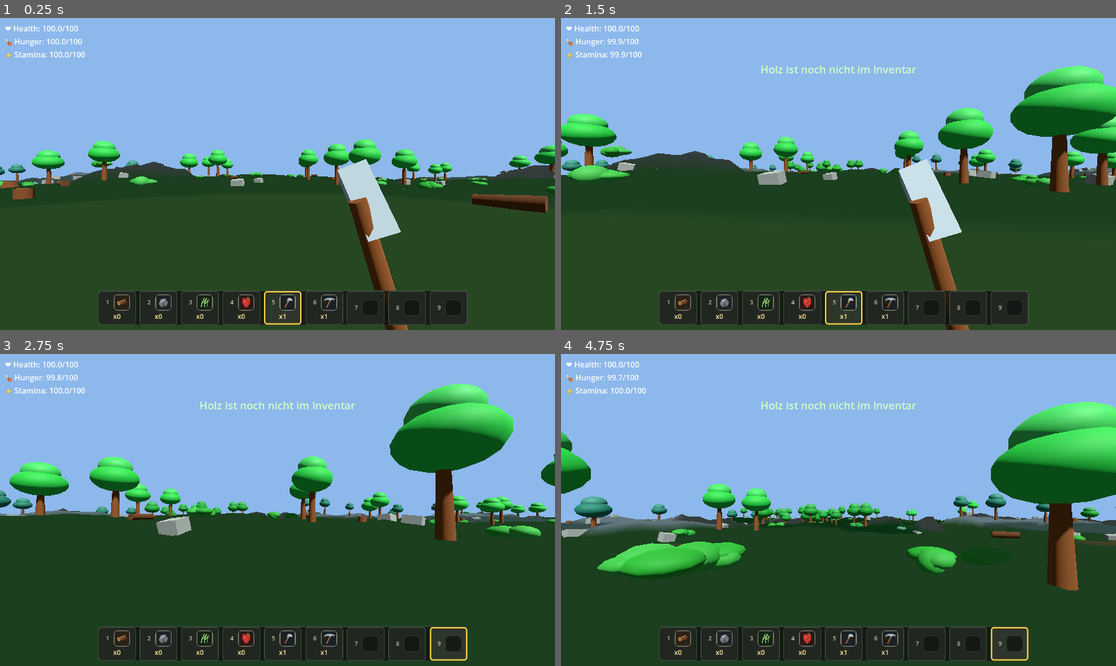
Above: before the commit, frames 1-4 (two rows, left to right).
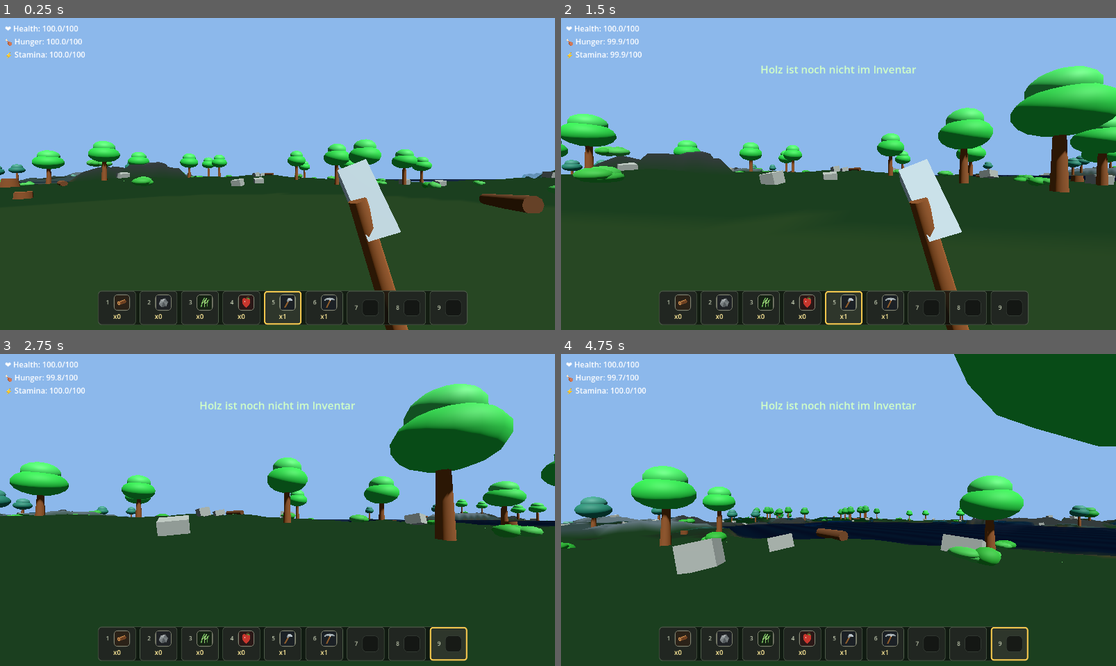
Above: after the commit, the same moments.

Repository: rxmsx/still-alive-somehow
Game: Godot game, scene res://main.tscn
The game is run twice, just before and just after one commit, with the same random seed, the same clock (stepped at 60 frames per second) and the same inputs.
Inputs (mouse positions are in pixels of both pictures, inside the frame that each line leads up to):
- Up to frame 1 (0.25 s): no input
- Up to frame 2 (1.5 s): tap Enter (ui_accept) at 0.5, 0.77 s; move the mouse to (866, 174) at 0.52 s; hold Shift (sprint) 0.53-1.28 s; hold W (ui_up) from 0.53 s (still down); click (866, 174) at 0.67 s; move the mouse to (810, 174) at 1.27 s; tap 1 at 1.35 s
- Up to frame 3 (2.75 s): keep holding W (ui_up); tap Enter (ui_accept) at 1.52 s; move the mouse to (288, 503) at 2.02 s; tap 9 at 2.1 s
- Up to frame 4 (4.75 s): keep holding W (ui_up); move the mouse to (832, 516) at 2.77 s; tap Shift (sprint) at 2.85 s; click (832, 516) at 2.92 s; tap Enter (ui_accept) at 3.02, 3.77, 4.52 s; move the mouse to (877, 513) at 3.52 s; tap 1 at 3.6 s; move the mouse to (794, 506) at 4.27 s; tap 9 at 4.35 s

The runs differ from the first frame. In frame 1, 2.8% of the frame differs, in the area x 0-100%, y 40-63%; in frame 2, 3.4%; in frame 3, 6.1%; in frame 4, 25%, in the area x 0-100%, y 0-76%.

Commit message:
Feat.: first water version

Diff:
--- a/game_3d_godot/player.gd
+++ b/game_3d_godot/player.gd
@@ -12,6 +12,9 @@
 const BODY_RADIUS := 0.35
 const EYE_HEIGHT := 1.6
 const GROUND_BUFFER := 0.08
+const WATER_SURFACE_BODY_OFFSET := 0.35
+const WATER_CURRENT_STRENGTH := 1.0
+const WATER_VERTICAL_DRAG := 0.18
 const HOTBAR_ITEMS := ["wood", "stone", "fiber", "food", "axe", "pickaxe", "", "", ""]
 
 var is_sprinting = false
@@ -78,6 +81,7 @@
 
 	# Gravity
 	velocity.y -= gravity * delta
+	apply_water_current()
 
 	# Jump
 	if Input.is_action_just_pressed("ui_accept") and is_on_floor() and not inventory_open:
@@ -146,6 +150,29 @@
 	if global_position.y < min_y:
 		global_position.y = min_y
 		velocity.y = 0.0
+
+func apply_water_current():
+	var world = get_parent().find_child("World", true, false)
+	if not world or not world.has_method("get_water_state_at_position"):
+		return
+
+	var water_info: Dictionary = world.get_water_state_at_position(global_position.x, global_position.z)
+	if not bool(water_info.get("active", false)):
+		return
+
+	var surface_y: float = float(water_info.get("surface_y", -99999.0))
+	var submersion: float = clamp((surface_y - global_position.y + WATER_SURFACE_BODY_OFFSET) / BODY_HEIGHT, 0.0, 1.0)
+	if submersion <= 0.0:
+		return
+
+	var current := Vector2.ZERO
+	if water_info.has("current") and water_info["current"] is Vector2:
+		current = water_info["current"]
+
+	velocity.x += current.x * WATER_CURRENT_STRENGTH * submersion
+	velocity.z += current.y * WATER_CURRENT_STRENGTH * submersion
+	if global_position.y < surface_y:
+		velocity.y = max(velocity.y, -gravity * WATER_VERTICAL_DRAG)
 
 func teleport_to_safe_spawn(spawn_position: Vector3, floor_y: float):
 	global_position = spawn_position
--- a/game_3d_godot/world.gd
+++ b/game_3d_godot/world.gd
@@ -5,7 +5,7 @@
 const RESOURCE_COLLISION_LAYER := 2
 
 const CHUNK_SIZE := 64.0
-const CHUNK_STEPS := 24
+const CHUNK_STEPS := 32
 const CHUNK_VIEW_DISTANCE := 2
 const CHUNK_UPDATE_INTERVAL := 0.35
 const TERRAIN_HEIGHT := 6.5
@@ -15,6 +15,28 @@
 const SPAWN_POSITION := Vector2(0.0, 0.0)
 const PLAYER_SPAWN_HEIGHT := 2.0
 const RESOURCE_MIN_SLOPE_NORMAL_Y := 0.72
+
+const SEA_LEVEL := -0.55
+const WATER_SPAWN_DRY_RADIUS := 78.0
+const WATER_SPAWN_BLEND_RADIUS := 150.0
+const WATER_SURFACE_OFFSET := 0.05
+const WATER_MIN_DEPTH := 0.08
+const WATER_MIN_STRENGTH := 0.10
+const WATER_MESH_STEPS := 64
+const WATER_EDGE_FADE_DEPTH := 0.55
+const WATER_EDGE_FADE_STRENGTH := 0.24
+const RIVER_SURFACE_CUT_MIN := 0.24
+const RIVER_SURFACE_CUT_MAX := 0.72
+const RIVER_DEPTH_MIN := 0.22
+const RIVER_DEPTH_MAX := 1.10
+const RIVER_SLOPE_SAMPLE_DISTANCE := 18.0
+const RIVER_CURRENT_MIN_SPEED := 0.85
+const RIVER_CURRENT_MAX_SPEED := 4.4
+const WATER_TYPE_NONE := 0
+const WATER_TYPE_OCEAN := 1
+const WATER_TYPE_LAKE := 2
+const WATER_TYPE_POND := 3
+const WATER_TYPE_RIVER := 4
 
 const BIOME_MEADOW := "meadow"
 const BIOME_FOREST := "forest"
@@ -32,12 +54,19 @@
 var chunks_node: Node3D
 var starter_node: Node3D
 var terrain_material: StandardMaterial3D
+var water_material: ShaderMaterial
 
 var terrain_noise := FastNoiseLite.new()
 var terrain_detail_noise := FastNoiseLite.new()
 var moisture_noise := FastNoiseLite.new()
 var temperature_noise := FastNoiseLite.new()
 var mountain_noise := FastNoiseLite.new()
+var continent_noise := FastNoiseLite.new()
+var lake_noise := FastNoiseLite.new()
+var lake_level_noise := FastNoiseLite.new()
+var pond_noise := FastNoiseLite.new()
+var river_noise := FastNoiseLite.new()
+var river_detail_noise := FastNoiseLite.new()
 
 func _ready():
 	rng.randomize()
@@ -83,6 +112,12 @@
 	configure_noise(moisture_noise, world_seed + 37, 0.0045, 4, 0.52)
 	configure_noise(temperature_noise, world_seed + 53, 0.0038, 4, 0.50)
 	configure_noise(mountain_noise, world_seed + 71, 0.0065, 5, 0.54)
+	configure_noise(continent_noise, world_seed + 89, 0.0019, 4, 0.56)
+	configure_noise(lake_noise, world_seed + 107, 0.0068, 4, 0.50)
+	configure_noise(lake_level_noise, world_seed + 131, 0.0022, 3, 0.45)
+	configure_noise(pond_noise, world_seed + 149, 0.021, 2, 0.38)
+	configure_noise(river_noise, world_seed + 167, 0.0048, 4, 0.52)
+	configure_noise(river_detail_noise, world_seed + 181, 0.014, 2, 0.40)
 
 func configure_noise(noise: FastNoiseLite, seed_value: int, frequency: float, octaves: int, gain: float):
 	noise.seed = seed_value
@@ -94,6 +129,7 @@
 
 func setup_dynamic_world():
 	terrain_material = create_terrain_material()
+	water_material = create_water_material()
 
 	var old_terrain = find_child("Terrain", true, false)
 	if old_terrain and old_terrain is MeshInstance3D:
@@ -182,6 +218,14 @@
 		terrain_shape.backface_collision = true
 	collision_shape.shape = terrain_shape
 	terrain_body.add_child(collision_shape)
+
+	var water_mesh := build_chunk_water_mesh(coord)
+	if water_mesh.get_surface_count() > 0:
+		var water_instance := MeshInstance3D.new()
+		water_instance.name = "WaterMesh"
+		water_instance.mesh = water_mesh
+		water_instance.set_surface_override_material(0, water_material)
+		chunk.add_child(water_instance)
 
 	spawn_chunk_resources(chunk, coord)
 	return chunk
@@ -244,6 +288,249 @@
 	material.metallic = 0.0
 	return material
 
+func create_water_material() -> ShaderMaterial:
+	var shader := Shader.new()
+	shader.code = """
+shader_type spatial;
+render_mode blend_mix, depth_prepass_alpha, cull_disabled, specular_schlick_ggx;
+
+varying vec3 world_position;
+varying vec2 water_flow;
+
+void vertex() {
+	world_position = (MODEL_MATRIX * vec4(VERTEX, 1.0)).xyz;
+	water_flow = UV2;
+	vec2 flow_dir = water_flow / max(length(water_flow), 0.001);
+	float flow_speed = clamp(length(water_flow), 0.10, 5.0);
+	float river_mask = clamp(COLOR.g, 0.0, 1.0);
+	float wave_scale = mix(0.16, 0.55, COLOR.b);
+	float wave_a = sin(world_position.x * 0.28 + TIME * 1.10 + COLOR.r * 2.4);
+	float wave_b = cos(world_position.z * 0.22 + TIME * 0.92 + COLOR.g * 3.2);
+	float wave_c = sin((world_position.x + world_position.z) * 0.11 + TIME * 0.70);
+	vec2 tangent = vec2(-flow_dir.y, flow_dir.x);
+	float flow_line = dot(world_position.xz, flow_dir);
+	float cross_line = dot(world_position.xz, tangent);
+	float still_wave = (wave_a * 0.035 + wave_b * 0.024 + wave_c * 0.016) * wave_scale;
+	float river_wave = sin(flow_line * 0.60 - TIME * flow_speed * 2.4) * 0.018 + sin(cross_line * 1.15 + flow_line * 0.20 - TIME * flow_speed * 1.6) * 0.010;
+	VERTEX.y += mix(still_wave, river_wave, river_mask);
+	NORMAL = normalize(mix(vec3(-wave_a * 0.08, 1.0, -wave_b * 0.08), vec3(-flow_dir.x * river_wave * 0.22, 1.0, -flow_dir.y * river_wave * 0.22), river_mask));
+}
+
+void fragment() {
+	float opacity = clamp(COLOR.a, 0.0, 1.0);
+	float river_mask = clamp(COLOR.g, 0.0, 1.0);
+	vec2 flow_dir = water_flow / max(length(water_flow), 0.001);
+	float flow_speed = clamp(length(water_flow), 0.10, 5.0);
+	vec2 tangent = vec2(-flow_dir.y, flow_dir.x);
+	float flow_line = dot(world_position.xz, flow_dir);
+	float cross_line = dot(world_position.xz, tangent);
+	vec3 pond_color = vec3(0.19, 0.56, 0.52);
+	vec3 lake_color = vec3(0.10, 0.40, 0.60);
+	vec3 river_color = vec3(0.08, 0.43, 0.64);
+	vec3 ocean_color = vec3(0.02, 0.16, 0.32);
+	vec3 water_color = mix(pond_color, lake_color, COLOR.b);
+	water_color = mix(water_color, ocean_color, COLOR.r);
+	water_color = mix(water_color, river_color, river_mask);
+	water_color = mix(water_color, vec3(0.01, 0.08, 0.18), opacity * 0.34);
+	float still_shimmer = sin((world_position.x - world_position.z) * 0.42 + TIME * 2.3) * 0.025;
+	float river_shimmer = sin(flow_line * 1.25 - TIME * flow_speed * 4.0) * 0.040 + sin(cross_line * 1.70 + TIME * flow_speed * 0.8) * 0.012;
+	float shimmer = mix(still_shimmer, river_shimmer, river_mask);
+	ALBEDO = water_color + shimmer;
+	ALPHA = mix(0.0, 0.84, opacity);
+	ROUGHNESS = 0.18;
+	SPECULAR = 0.78;
+}
+"""
+
+	var material := ShaderMaterial.new()
+	material.shader = shader
+	return material
+
+func build_chunk_water_mesh(coord: Vector2i) -> ArrayMesh:
+	var mesh := ArrayMesh.new()
+	var vertices := PackedVector3Array()
+	var normals := PackedVector3Array()
+	var colors := PackedColorArray()
+	var uvs := PackedVector2Array()
+	var flow_uvs := PackedVector2Array()
+	var indices := PackedInt32Array()
+	var cell_size := CHUNK_SIZE / WATER_MESH_STEPS
+	var origin_x := coord.x * CHUNK_SIZE
+	var origin_z := coord.y * CHUNK_SIZE
+
+	for z_index in range(WATER_MESH_STEPS):
+		for x_index in range(WATER_MESH_STEPS):
+			var world_x := origin_x + x_index * cell_size
+			var world_z := origin_z + z_index * cell_size
+			var samples := [
+				get_water_render_sample(world_x, world_z),
+				get_water_render_sample(world_x + cell_size, world_z),
+				get_water_render_sample(world_x, world_z + cell_size),
+				get_water_render_sample(world_x + cell_size, world_z + cell_size),
+			]
+			var center_sample := get_water_render_sample(world_x + cell_size * 0.5, world_z + cell_size * 0.5)
+			var active_count := 0
+			for sample in samples:
+				if bool(sample.get("active", false)):
+					active_count += 1
+
+			if active_count == 0 and not bool(center_sample.get("active", false)):
+				continue
+			if active_count < 2 and not bool(center_sample.get("active", false)):
+				continue
+
+			var start_index := vertices.size()
+			var edge_sample := get_first_active_water_sample(samples, center_sample)
+			var local_positions := [
+				Vector2(x_index * cell_size, z_index * cell_size),
+				Vector2((x_index + 1) * cell_size, z_index * cell_size),
+				Vector2(x_index * cell_size, (z_index + 1) * cell_size),
+				Vector2((x_index + 1) * cell_size, (z_index + 1) * cell_size),
+			]
+
+			for i in range(4):
+				var sample: Dictionary = samples[i]
+				if not bool(sample.get("active", false)):
+					sample = create_water_edge_sample(edge_sample)
+
+				var local: Vector2 = local_positions[i]
+				var vertex_world_x := origin_x + local.x
+				var vertex_world_z := origin_z + local.y
+				var surface_y: float = float(sample.get("surface_y", SEA_LEVEL)) + WATER_SURFACE_OFFSET
+				vertices.append(Vector3(local.x, surface_y, local.y))
+				normals.append(Vector3.UP)
+				colors.append(get_water_vertex_color(sample))
+				uvs.append(Vector2(vertex_world_x, vertex_world_z) * 0.035)
+				flow_uvs.append(get_water_flow_vector(vertex_world_x, vertex_world_z, sample))
+
+			indices.append(start_index)
+			indices.append(start_index + 2)
+			indices.append(start_index + 1)
+			indices.append(start_index + 1)
+			indices.append(start_index + 2)
+			indices.append(start_index + 3)
+
+	if vertices.is_empty():
+		return mesh
+
+	var arrays := []
+	arrays.resize(Mesh.ARRAY_MAX)
+	arrays[Mesh.ARRAY_VERTEX] = vertices
+	arrays[Mesh.ARRAY_NORMAL] = normals
+	arrays[Mesh.ARRAY_COLOR] = colors
+	arrays[Mesh.ARRAY_TEX_UV] = uvs
+	arrays[Mesh.ARRAY_TEX_UV2] = flow_uvs
+	arrays[Mesh.ARRAY_INDEX] = indices
+	mesh.add_surface_from_arrays(Mesh.PRIMITIVE_TRIANGLES, arrays)
+	return mesh
+
+func get_first_active_water_sample(samples: Array, fallback: Dictionary) -> Dictionary:
+	if bool(fallback.get("active", false)):
+		return fallback
+
+	for sample in samples:
+		var sample_dict: Dictionary = sample
+		if bool(sample_dict.get("active", false)):
+			return sample_dict
+
+	return fallback
+
+func create_water_edge_sample(source: Dictionary) -> Dictionary:
+	var edge_sample := source.duplicate()
+	edge_sample["active"] = true
+	edge_sample["strength"] = 0.0
+	edge_sample["depth"] = 0.0
+	return edge_sample
+
+func get_water_render_sample(x: float, z: float) -> Dictionary:
+	var base_height := calculate_base_terrain_height(x, z)
+	var water_info := get_water_info(x, z, base_height)
+	if not bool(water_info.get("active", false)):
+		return water_info
+
+	var terrain_height := apply_water_to_height(base_height, water_info)
+	var surface_y := float(water_info.get("surface_y", SEA_LEVEL))
+	var depth := surface_y - terrain_height
+	if depth <= WATER_MIN_DEPTH:
+		water_info["active"] = false
+		return water_info
+
+	water_info["depth"] = depth
+	return water_info
+
+func get_water_state_at_position(x: float, z: float) -> Dictionary:
+	var water_info := get_water_render_sample(x, z)
+	if not bool(water_info.get("active", false)):
+		return water_info
+
+	water_info["current"] = get_water_flow_vector(x, z, water_info)
+	return water_info
+
+func get_water_vertex_color(water_info: Dictionary) -> Color:
+	var water_type := int(water_info.get("type", WATER_TYPE_NONE))
+	var depth: float = float(water_info.get("depth", 0.0))
+	var strength: float = clamp(float(water_info.get("strength", 0.0)), 0.0, 1.0)
+	var edge_depth_fade: float = smoothstep(0.0, WATER_EDGE_FADE_DEPTH, depth)
+	var edge_strength_fade: float = smoothstep(WATER_MIN_STRENGTH, WATER_MIN_STRENGTH + WATER_EDGE_FADE_STRENGTH, strength)
+	var opacity: float = clamp(edge_depth_fade * edge_strength_fade, 0.0, 1.0)
+
+	match water_type:
+		WATER_TYPE_OCEAN:
+			return Color(1.0, 0.0, 1.0, opacity)
+		WATER_TYPE_LAKE:
+			return Color(0.25, 0.0, 0.78, opacity)
+		WATER_TYPE_RIVER:
+			return Color(0.0, 1.0, 0.56, opacity)
+		WATER_TYPE_POND:
+			return Color(0.0, 0.0, 0.20, opacity)
+		_:
+			return Color(0.0, 0.0, 0.0, opacity)
+
+func get_water_flow_vector(x: float, z: float, water_info: Dictionary) -> Vector2:
+	var flow := Vector2(float(water_info.get("flow_x", 0.0)), float(water_info.get("flow_z", 0.0)))
+	if flow.length() < 0.001:
+		flow = get_river_flow_direction(x, z) if int(water_info.get("type", WATER_TYPE_NONE)) == WATER_TYPE_RIVER else Vector2.RIGHT
+	else:
+		flow = flow.normalized()
+
+	var current_speed: float = max(0.05, float(water_info.get("current_speed", 0.05)))
+	return flow * current_speed
+
+func get_river_flow_direction(x: float, z: float) -> Vector2:
+	var direction := Vector2.RIGHT
+	var intro_strength := get_intro_river_strength(x, z)
+	if intro_strength > 0.15:
+		var dz_dx: float = cos(x * 0.024) * 0.024 * 22.0 + cos(x * 0.061) * 0.061 * 5.0
+		direction = Vector2(1.0, dz_dx).normalized()
+	else:
+		var sample_distance: float = max(CHUNK_SIZE / WATER_MESH_STEPS * 2.0, 2.0)
+		var gradient: Vector2 = get_river_field_gradient(x, z, sample_distance)
+		direction = Vector2(-gradient.y, gradient.x)
+		if direction.length() < 0.001:
+			direction = Vector2.RIGHT
+		else:
+			direction = direction.normalized()
+
+	return orient_flow_downhill(direction, x, z, 8.0)
+
+func get_river_field_gradient(x: float, z: float, sample_distance: float) -> Vector2:
+	var left: float = get_river_field_value(x - sample_distance, z)
+	var right: float = get_river_field_value(x + sample_distance, z)
+	var back: float = get_river_field_value(x, z - sample_distance)
+	var forward: float = get_river_field_value(x, z + sample_distance)
+	return Vector2(right - left, forward - back) / (sample_distance * 2.0)
+
+func get_river_field_value(x: float, z: float) -> float:
+	return river_noise.get_noise_2d(x, z) + river_detail_noise.get_noise_2d(x, z) * 0.16
+
+func orient_flow_downhill(direction: Vector2, x: float, z: float, sample_distance: float) -> Vector2:
+	var ahead_height: float = calculate_base_terrain_height(x + direction.x * sample_distance, z + direction.y * sample_distance)
+	var behind_height: float = calculate_base_terrain_height(x - direction.x * sample_distance, z - direction.y * sample_distance)
+	if ahead_height > behind_height:
+		return -direction
+
+	return direction
+
 func get_biome(x: float, z: float) -> String:
 	if Vector2(x, z).length() <= SPAWN_BLEND_RADIUS:
 		return BIOME_MEADOW
@@ -264,6 +551,11 @@
 	return BIOME_MEADOW
 
 func calculate_terrain_height(x: float, z: float) -> float:
+	var base_height := calculate_base_terrain_height(x, z)
+	var water_info := get_water_info(x, z, base_height)
+	return apply_water_to_height(base_height, water_info)
+
+func calculate_base_terrain_height(x: float, z: float) -> float:
 	var distance_from_start := Vector2(x, z).length()
 	if distance_from_start <= SPAWN_CLEAR_RADIUS:
 		return 0.0
@@ -290,11 +582,140 @@
 	var spawn_blend := smoothstep(SPAWN_CLEAR_RADIUS, SPAWN_BLEND_RADIUS, distance_from_start)
 	return height * spawn_blend
 
+func get_water_info(x: float, z: float, base_height: float) -> Dictionary:
+	var water_info := {
+		"active": false,
+		"type": WATER_TYPE_NONE,
+		"strength": 0.0,
+		"surface_y": SEA_LEVEL,
+		"target_depth": 0.0,
+		"depth": 0.0,
+		"flow_x": 0.0,
+		"flow_z": 0.0,
+		"current_speed": 0.0,
+	}
+	var distance_from_start := Vector2(x, z).length()
+	var spawn_water := smoothstep(WATER_SPAWN_DRY_RADIUS, WATER_SPAWN_BLEND_RADIUS, distance_from_start)
+	if spawn_water <= 0.0:
+		return water_info
+
+	var moisture := moisture_noise.get_noise_2d(x, z)
+	var continent := continent_noise.get_noise_2d(x, z)
+	var lake_value := lake_noise.get_noise_2d(x, z)
+	var pond_value := pond_noise.get_noise_2d(x, z)
+	var river_axis: float = abs(river_noise.get_noise_2d(x, z) + river_detail_noise.get_noise_2d(x, z) * 0.16)
+	var ocean_strength: float = (1.0 - smoothstep(-0.30, -0.04, continent)) * spawn_water
+	var lake_strength: float = smoothstep(0.34, 0.56, lake_value) * smoothstep(-0.16, 0.30, moisture) * (1.0 - smoothstep(2.8, 6.0, base_height)) * spawn_water
+	var pond_strength: float = smoothstep(0.50, 0.72, pond_value) * smoothstep(-0.26, 0.18, moisture) * (1.0 - ocean_strength) * spawn_water
+	var river_strength: float = (1.0 - smoothstep(0.020, 0.080, river_axis)) * smoothstep(-0.22, 0.26, moisture) * (1.0 - ocean_strength * 0.65) * spawn_water
+	pond_strength = max(pond_strength, get_intro_pond_strength(x, z) * spawn_water)
+	river_strength = max(river_strength, get_intro_river_strength(x, z) * spawn_water)
+
+	if ocean_strength >= lake_strength and ocean_strength >= pond_strength and ocean_strength >= river_strength:
+		if ocean_strength < WATER_MIN_STRENGTH:
+			return water_info
+		water_info["active"] = true
+		water_info["type"] = WATER_TYPE_OCEAN
+		water_info["strength"] = ocean_strength
+		water_info["surface_y"] = SEA_LEVEL
+		water_info["target_depth"] = lerp(0.55, 5.2, ocean_strength)
+		water_info["flow_x"] = 0.86
+		water_info["flow_z"] = 0.28
+		water_info["current_speed"] = 0.24
+		return water_info
+
+	if river_strength >= lake_strength and river_strength >= pond_strength:
+		if river_strength < WATER_MIN_STRENGTH:
+			return water_info
+		var river_profile := get_river_profile(x, z, base_height, river_strength)
+		var river_flow: Vector2 = river_profile.get("flow", Vector2.RIGHT)
+		water_info["active"] = true
+		water_info["type"] = WATER_TYPE_RIVER
+		water_info["strength"] = river_strength
+		water_info["surface_y"] = float(river_profile.get("surface_y", base_height - RIVER_SURFACE_CUT_MIN))
+		water_info["target_depth"] = float(river_profile.get("target_depth", RIVER_DEPTH_MIN))
+		water_info["flow_x"] = river_flow.x
+		water_info["flow_z"] = river_flow.y
+		water_info["current_speed"] = float(river_profile.get("current_speed", RIVER_CURRENT_MIN_SPEED))
+		return water_info
+
+	if lake_strength >= pond_strength:
+		if lake_strength < WATER_MIN_STRENGTH:
+			return water_info
+		water_info["active"] = true
+		water_info["type"] = WATER_TYPE_LAKE
+		water_info["strength"] = lake_strength
+		water_info["surface_y"] = clamp(0.62 + lake_level_noise.get_noise_2d(x, z) * 1.7, SEA_LEVEL + 0.24, 3.2)
+		water_info["target_depth"] = lerp(0.35, 2.3, lake_strength)
+		water_info["flow_x"] = 0.42
+		water_info["flow_z"] = 0.18
+		water_info["current_speed"] = 0.07
+		return water_info
+
+	if pond_strength < WATER_MIN_STRENGTH:
+		return water_info
+
+	water_info["active"] = true
+	water_info["type"] = WATER_TYPE_POND
+	water_info["strength"] = pond_strength
+	water_info["surface_y"] = base_height - 0.04 + pond_strength * 0.36
+	water_info["target_depth"] = lerp(0.14, 0.70, pond_strength)
+	water_info["flow_x"] = 0.20
+	water_info["flow_z"] = 0.08
+	water_info["current_speed"] = 0.03
+	return water_info
+
+func get_river_profile(x: float, z: float, base_height: float, strength: float) -> Dictionary:
+	var flow := get_river_flow_direction(x, z)
+	var upstream_height: float = calculate_base_terrain_height(x - flow.x * RIVER_SLOPE_SAMPLE_DISTANCE, z - flow.y * RIVER_SLOPE_SAMPLE_DISTANCE)
+	var downstream_height: float = calculate_base_terrain_height(x + flow.x * RIVER_SLOPE_SAMPLE_DISTANCE, z + flow.y * RIVER_SLOPE_SAMPLE_DISTANCE)
+	var smoothed_height: float = (upstream_height + base_height * 2.0 + downstream_height) * 0.25
+	var downhill_slope: float = max((upstream_height - downstream_height) / (RIVER_SLOPE_SAMPLE_DISTANCE * 2.0), 0.003)
+	var cut: float = lerp(RIVER_SURFACE_CUT_MIN, RIVER_SURFACE_CUT_MAX, strength)
+	var surface_y: float = min(base_height - cut, smoothed_height - cut * 0.85)
+	var depth: float = lerp(RIVER_DEPTH_MIN, RIVER_DEPTH_MAX, strength) + clamp(downhill_slope * 5.5, 0.0, 0.45)
+	var current_speed: float = lerp(RIVER_CURRENT_MIN_SPEED, RIVER_CURRENT_MAX_SPEED, clamp(strength * 0.48 + downhill_slope * 18.0, 0.0, 1.0))
+
+	return {
+		"surface_y": surface_y,
+		"target_depth": depth,
+		"flow": flow,
+		"current_speed": current_speed,
+	}
+
+func get_intro_pond_strength(x: float, z: float) -> float:
+	var distance_to_pond: float = Vector2(x, z).distance_to(Vector2(96.0, -62.0))
+	return 1.0 - smoothstep(18.0, 32.0, distance_to_pond)
+
+func get_intro_river_strength(x: float, z: float) -> float:
+	var river_center_z: float = 116.0 + sin(x * 0.024) * 22.0 + sin(x * 0.061) * 5.0
+	var channel_distance: float = abs(z - river_center_z)
+	var length_fade: float = smoothstep(-230.0, -160.0, x) * (1.0 - smoothstep(240.0, 310.0, x))
+	return (1.0 - smoothstep(5.5, 15.0, channel_distance)) * length_fade
+
+func apply_water_to_height(base_height: float, water_info: Dictionary) -> float:
+	if not bool(water_info.get("active", false)):
+		return base_height
+
+	var strength: float = clamp(float(water_info.get("strength", 0.0)), 0.0, 1.0)
+	var surface_y := float(water_info.get("surface_y", SEA_LEVEL))
+	var target_depth: float = max(WATER_MIN_DEPTH, float(water_info.get("target_depth", WATER_MIN_DEPTH)))
+	var desired_bottom: float = surface_y - target_depth
+	var shaped_height: float = min(base_height, desired_bottom)
+	return lerp(base_height, shaped_height, strength)
+
 func get_terrain_vertex_color(x: float, z: float, height: float) -> Color:
 	if Vector2(x, z).length() <= SPAWN_CLEAR_RADIUS:
 		return Color(0.34, 0.52, 0.25, 1)
 
 	var biome := get_biome(x, z)
+	var base_height := calculate_base_terrain_height(x, z)
+	var water_info := get_water_info(x, z, base_height)
+	if bool(water_info.get("active", false)):
+		var surface_y := float(water_info.get("surface_y", SEA_LEVEL))
+		if height < surface_y + 0.28:
+			return get_waterbed_color(biome, int(water_info.get("type", WATER_TYPE_NONE)), surface_y - height)
+
 	match biome:
 		BIOME_FOREST:
 			return Color(0.12, 0.38, 0.16, 1) if height < 3.5 else Color(0.24, 0.35, 0.20, 1)
@@ -306,6 +727,17 @@
 			return Color(0.78, 0.84, 0.82, 1) if height > 2.0 else Color(0.44, 0.55, 0.49, 1)
 		_:
 			return Color(0.25, 0.46, 0.23, 1) if height < 2.8 else Color(0.34, 0.45, 0.28, 1)
+
+func get_waterbed_color(biome: String, water_type: int, depth: float) -> Color:
+	if water_type == WATER_TYPE_OCEAN:
+		return Color(0.48, 0.43, 0.30, 1) if depth < 0.55 else Color(0.22, 0.30, 0.26, 1)
+	if water_type == WATER_TYPE_RIVER:
+		return Color(0.28, 0.34, 0.22, 1) if depth < 0.35 else Color(0.16, 0.24, 0.18, 1)
+	if water_type == WATER_TYPE_POND:
+		return Color(0.25, 0.38, 0.22, 1) if depth < 0.30 else Color(0.14, 0.25, 0.18, 1)
+	if biome == BIOME_SNOW:
+		return Color(0.58, 0.66, 0.64, 1)
+	return Color(0.38, 0.42, 0.28, 1) if depth < 0.45 else Color(0.20, 0.30, 0.23, 1)
 
 func get_terrain_height(x: float, z: float) -> float:
 	return calculate_terrain_height(x, z)
@@ -373,6 +805,9 @@
 	if Vector2(x, z).length() < SPAWN_CLEAR_RADIUS + 9.0:
 		return false
 
+	if is_water_position(x, z):
+		return false
+
 	var normal := get_terrain_normal(x, z, CHUNK_SIZE / CHUNK_STEPS)
 	if normal.y < RESOURCE_MIN_SLOPE_NORMAL_Y:
 		return false
@@ -384,6 +819,9 @@
 		return moisture_noise.get_noise_2d(x, z) > -0.05
 
 	return true
+
+func is_water_position(x: float, z: float) -> bool:
+	return bool(get_water_render_sample(x, z).get("active", false))
 
 func create_resource_for_kind(resource_kind: String, index: int, biome: String) -> Node3D:
 	match resource_kind:
